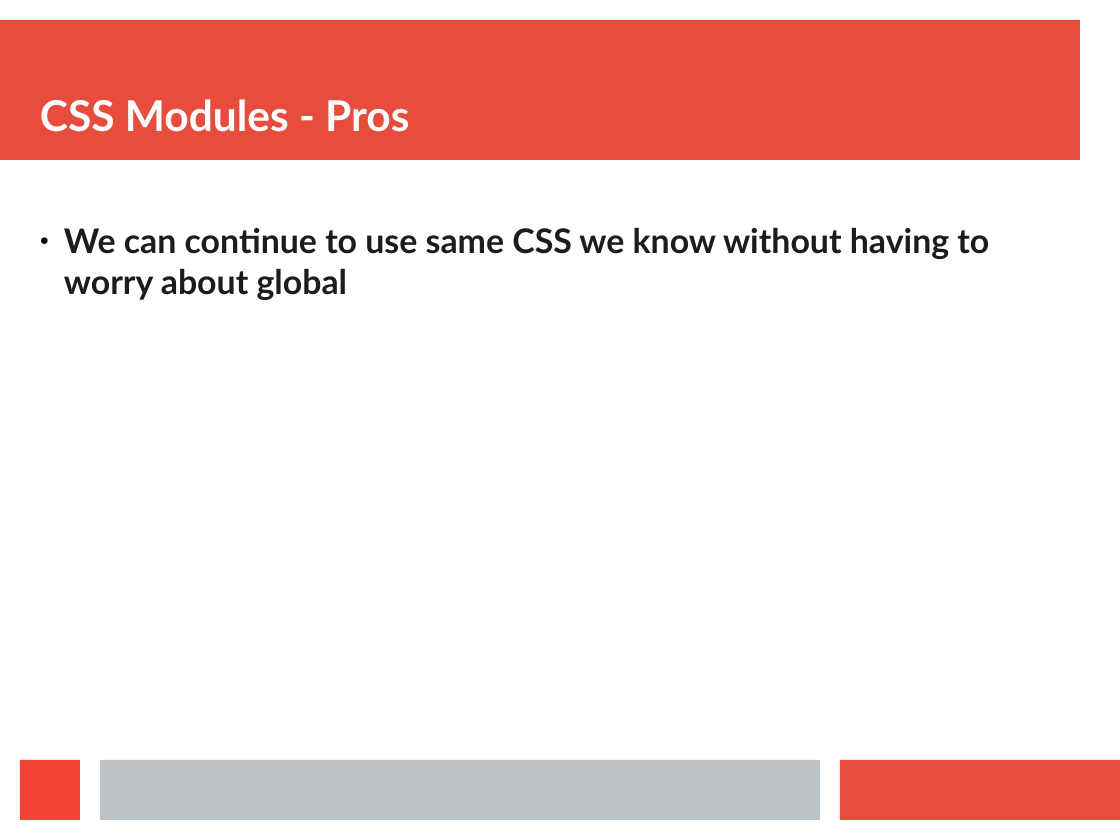
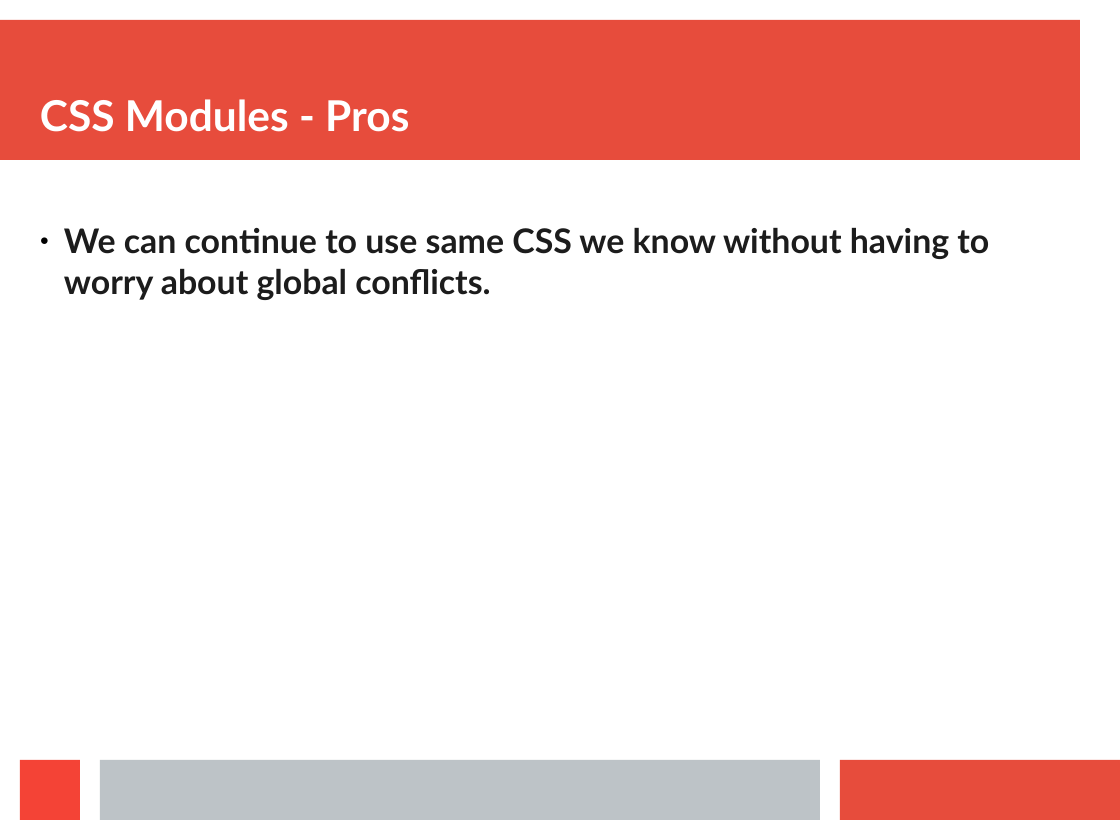
Before and after one commit to aruberto/styling-javascript-components, a slide deck: slide 18 of styling_react_components.odp. Drawn at 1120x840 pixels with LibreOffice and Linux fonts; fonts in the diff are those of the drawing. Boxes give left, top, right and bottom in pixels: in the first picture for what was removed or moved away, otherwise in the second. Text is boxed around its words. In the diff, an @@ line names an element or a change of style, - is before the commit and + after.

```diff
--- a/styling_react_components.odp
+++ b/styling_react_components.odp
@@ text at (64,228,989,300): text changed @@
-● We can continue to use same CSS we know without having to worry about global
+● We can continue to use same CSS we know without having to worry about global conflicts.
```
Also in this commit, not shown: 1 other slide changed, 1 slide added, 4 other files.
